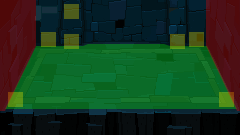
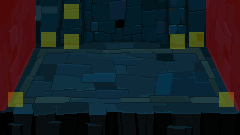
Revision of a layered w=240, h=135 image; what changed, layer by layer:
hid "Walk area" over 5, 44, 237, 109
